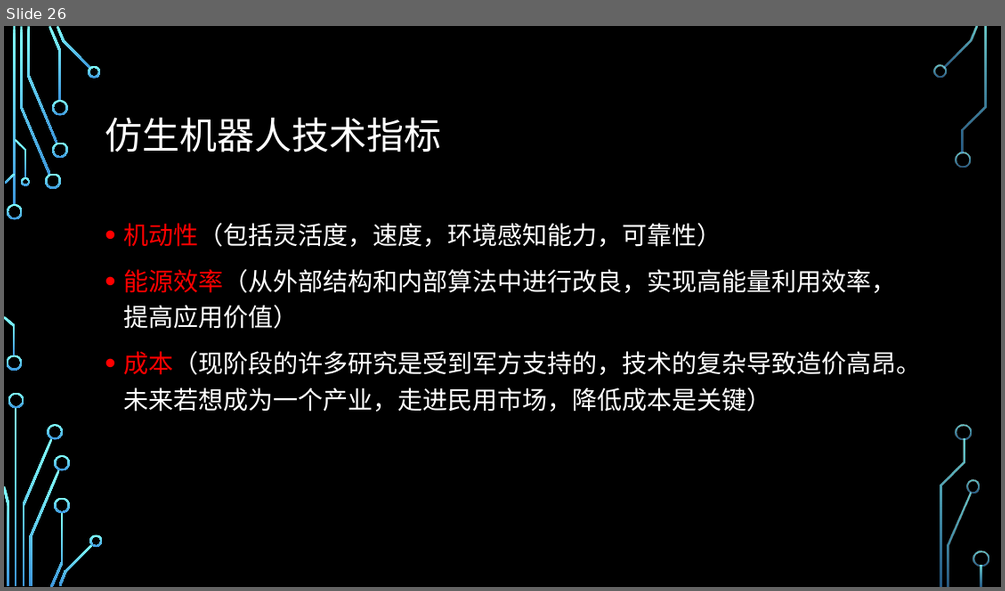
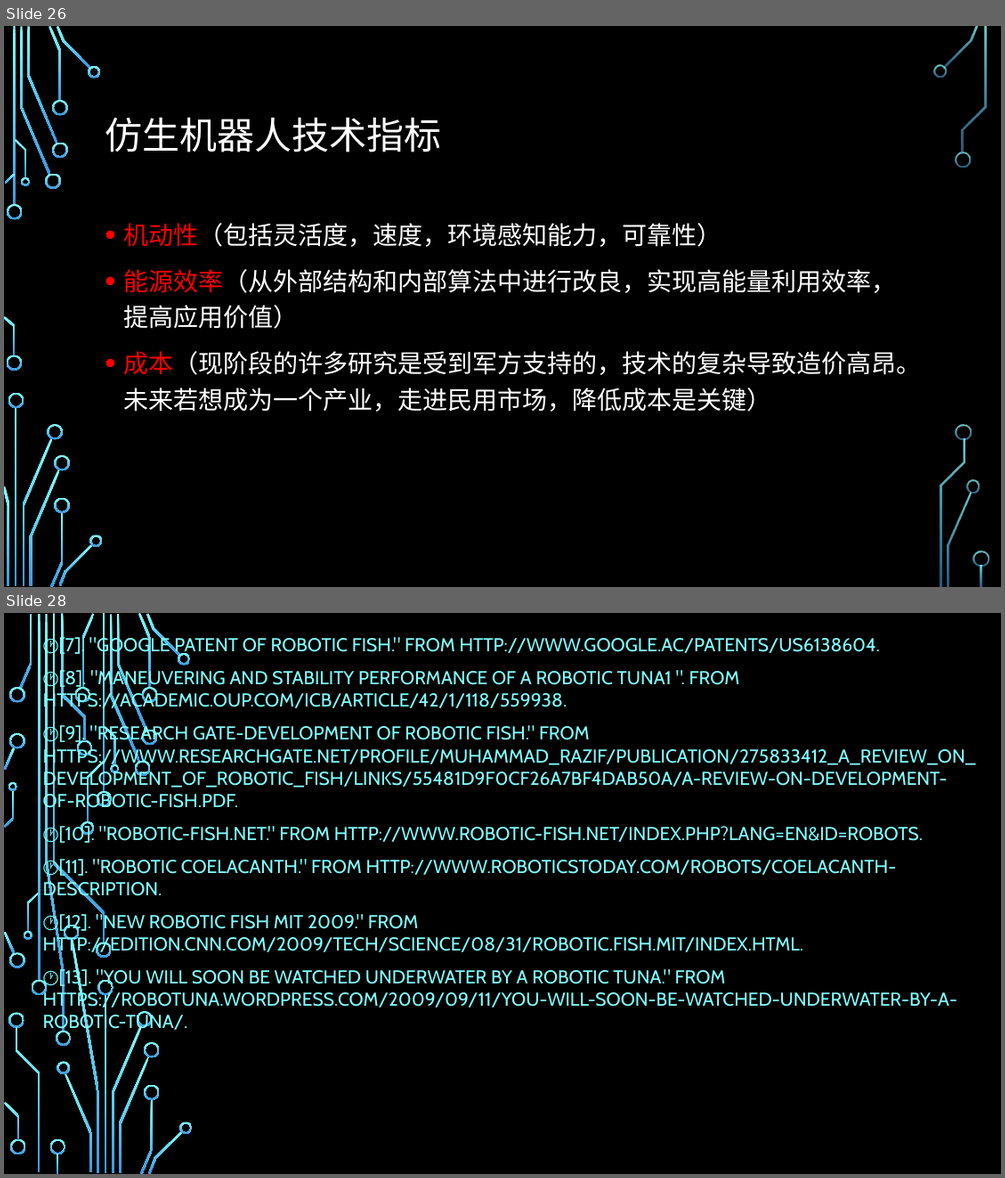
Before and after one commit to LouiValley/Global-Industry-and-Technology-Strategy-2017, a slide deck: weekly_report/group1/group1_week4_ppt.pptx. Shown one above the other, each under a label of ours: slide 26 before the commit, slides 26 and 28 after it; the slides between them are not shown. The pictures are 1005x591 and 1005x1178 pixels, drawn with LibreOffice and Linux fonts; fonts in the diff are those of the drawing; background and template pictures are left out. Boxes give left, top, right and bottom in pixels: in the first picture for what was removed or moved away, otherwise in the second. Text is boxed around its words. In the diff, an @@ line names an element or a change of style, - is before the commit and + after.

```diff
--- a/weekly_report/group1/group1_week4_ppt.pptx
+++ b/weekly_report/group1/group1_week4_ppt.pptx
@@ slide 28 added at bbox=[4, 613, 1001, 1174], background picture (left out) @@
@@ subtitle added at bbox=[43, 636, 976, 1033], 18 pt, text #82FFFF @@
+🕐[7]. "GOOGLE PATENT OF ROBOTIC FISH." FROM HTTP://WWW.GOOGLE.AC/PATENTS/US6138604.
+🕐[8]. "MANEUVERING AND STABILITY PERFORMANCE OF A ROBOTIC TUNA1 ". FROM HTTPS://ACADEMIC.OUP.COM/ICB/ARTICLE/42/1/118/559938.
+🕐[9]. "RESEARCH GATE-DEVELOPMENT OF ROBOTIC FISH." FROM HTTPS://WWW.RESEARCHGATE.NET/PROFILE/MUHAMMAD_RAZIF/PUBLICATION/275833412_A_REVIEW_ON_DEVELOPMENT_OF_ROBOTIC_FISH/LINKS/55481D9F0CF26A7BF4DAB50A/A-REVIEW-ON-DEVELOPMENT-OF-ROBOTIC-FISH.PDF.
+🕐[10]. "ROBOTIC-FISH.NET." FROM HTTP://WWW.ROBOTIC-FISH.NET/INDEX.PHP?LANG=EN&ID=ROBOTS.
+🕐[11]. "ROBOTIC COELACANTH." FROM HTTP://WWW.ROBOTICSTODAY.COM/ROBOTS/COELACANTH-DESCRIPTION.
+🕐[12]. "NEW ROBOTIC FISH MIT 2009." FROM HTTP://EDITION.CNN.COM/2009/TECH/SCIENCE/08/31/ROBOTIC.FISH.MIT/INDEX.HTML.
+🕐[13]. "YOU WILL SOON BE WATCHED UNDERWATER BY A ROBOTIC TUNA." FROM HTTPS://ROBOTUNA.WORDPRESS.COM/2009/09/11/YOU-WILL-SOON-BE-WATCHED-UNDERWATER-BY-A-ROBOTIC-TUNA/.
@@ group added at bbox=[4, 613, 193, 1174]: 50 freeform shapes, 4 rectangles @@
```
Also in this commit, not shown: 2 other slides added.
